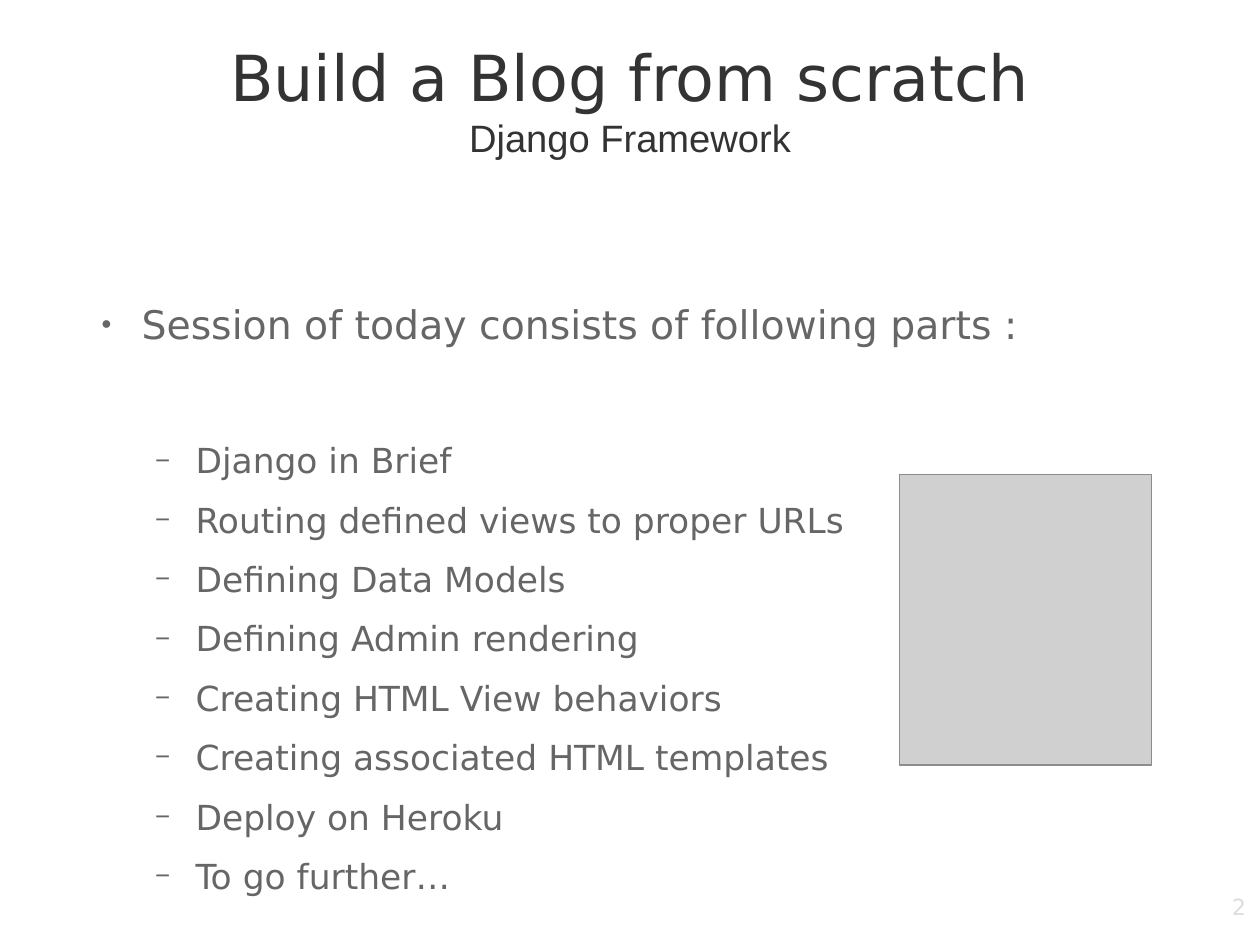
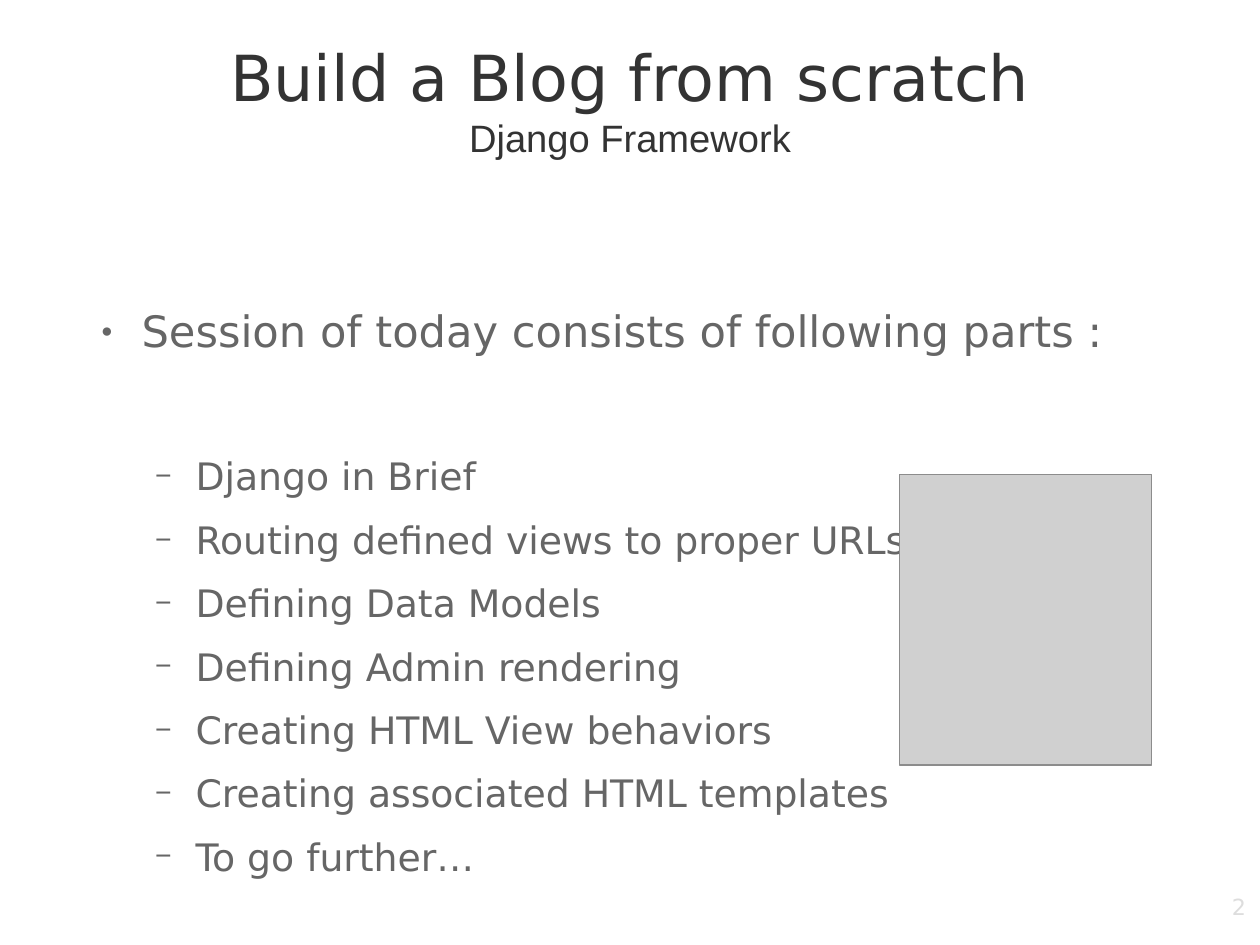
Before and after one commit to nam4dev/django-blog-demonstration, a slide deck: slide 2 of presentation/presentation.odp. Drawn at 1260x945 pixels with LibreOffice and Linux fonts; fonts in the diff are those of the drawing; grey boxes stand for pictures; background and template pictures are left out. Boxes give left, top, right and bottom in pixels: in the first picture for what was removed or moved away, otherwise in the second. Text is boxed around its words. In the diff, an @@ line names an element or a change of style, - is before the commit and + after.

Commit message:
Remove heroku from the presentation

```diff
--- a/presentation/presentation.odp
+++ b/presentation/presentation.odp
@@ text "Session of today consists of ..." at (142, 314, 1074, 879): size 24.8 to 27.2 pt in "Session of today consists of following parts ..."; size 21.7 to 23.8 pt in "Django in Brief", "Routing defined views to proper URLs", "Defining Data Models", "Defining Admin rendering" and 3 more places @@
@@ text at (196, 804, 503, 837): paragraph removed @@
-  − Deploy on Heroku
```
Also in this commit, not shown: 1 slide removed, 4 other files.
